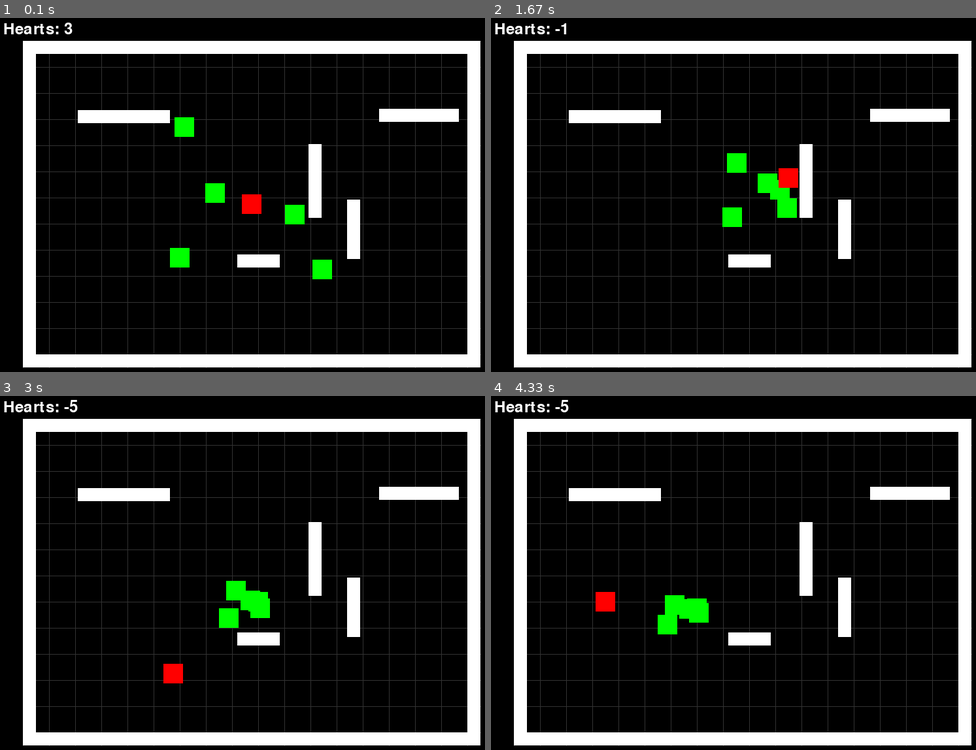
Above: before the commit, frames 1-4 (two rows, left to right).
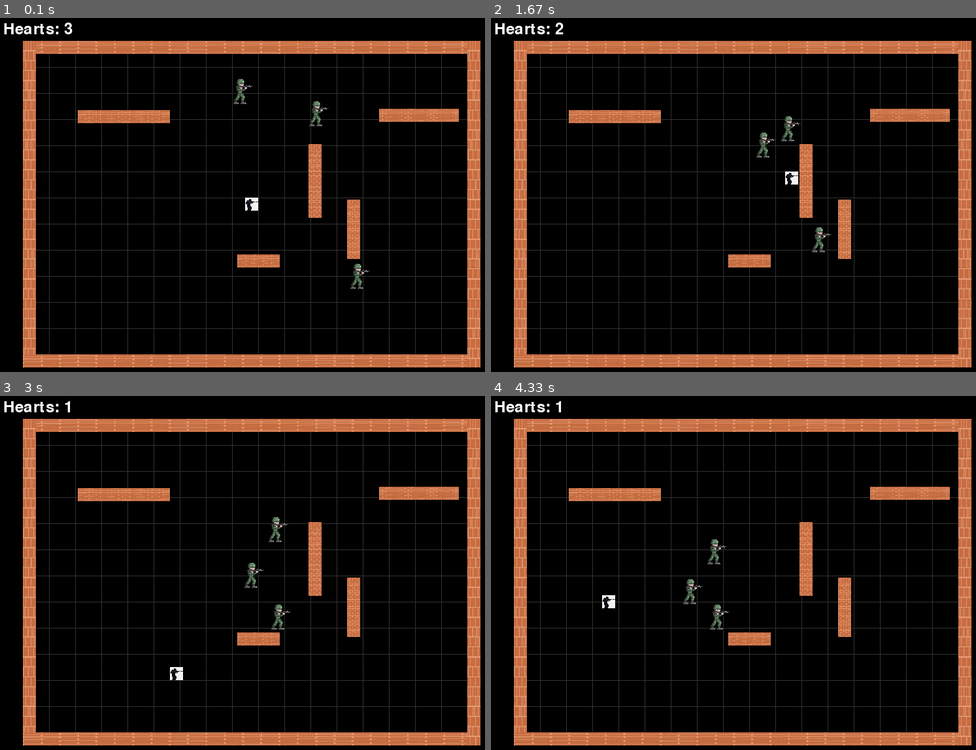
Above: after the commit, the same moments.

Repository: ML642/Pygame-Project
Game: pygame game, started from Maingame.py
Two runs of this game, one before a commit and one after it. Both use one fixed random seed, a clock stepped at 60 frames per second and the inputs below.
Inputs (mouse positions are in pixels of both pictures, inside the frame that each line leads up to):
- Up to frame 1 (0.1 s): no input
- Up to frame 2 (1.67 s): click "Hearts: 3" at 0.38 s; hold Right 0.67-1.13 s; move the mouse to (723, 223) at 0.7 s; hold Up 1.17-1.47 s; hold Down from 1.5 s (still down)
- Up to frame 3 (3 s): release Down at 1.97 s; hold Left 2-2.53 s; hold Down 2.57-2.87 s; hold Left from 2.9 s (still down)
- Up to frame 4 (4.33 s): release Left at 3.3 s; hold Up 3.33-3.7 s

The runs differ from the first frame. In frame 1, 16% of the frame differs, in the area x 4-100%, y 6-99%; in frame 2, 16%; in frame 3, 16%; in frame 4, 16%.

Commit message:
add the sprites

Diff:
--- a/Maingame.py
+++ b/Maingame.py
@@ -1,6 +1,8 @@
 import pygame
 import random
 import math
+from player import Player
+from enemy import Enemy
 
 # Initialize Pygame
 pygame.init()
@@ -15,70 +17,18 @@
 BLUE = (0, 0, 255)
 WHITE = (255, 255, 255)
 
-# Game states
 ROOM_WIDTH, ROOM_HEIGHT = 700, 500
 CELL_SIZE = 40
 
 # Player
-class Player(pygame.sprite.Sprite):
-    def __init__(self):
-        super().__init__()
-        self.image = pygame.Surface((30, 30))
-        self.image.fill(RED)
-        self.rect = self.image.get_rect(center=(400, 300))
-        self.speed = 5
-        self.health = 3
-        self.shot_cooldown = 0
-        self.tears = []  # Projectiles
-
-    def update(self, walls):
-        keys = pygame.key.get_pressed()
-        dx, dy = 0, 0
-
-        if keys[pygame.K_LEFT]: dx -= self.speed
-        if keys[pygame.K_RIGHT]: dx += self.speed
-        if keys[pygame.K_UP]: dy -= self.speed
-        if keys[pygame.K_DOWN]: dy += self.speed
-
-        # Diagonal movement normalization
-        if dx != 0 and dy != 0:
-            dx *= 0.7071  # 1/sqrt(2)
-            dy *= 0.7071
-
-        # Wall collision
-        new_rect = self.rect.copy()
-        new_rect.x += dx
-        for wall in walls:
-            if new_rect.colliderect(wall.rect):
-                dx = 0
-                break
-
-        new_rect = self.rect.copy()
-        new_rect.y += dy
-        for wall in walls:
-            if new_rect.colliderect(wall.rect):
-                dy = 0
-                break
-
-        self.rect.x += dx
-        self.rect.y += dy
-
-        # Shooting cooldown
-        if self.shot_cooldown > 0:
-            self.shot_cooldown -= 1
-
-    def shoot(self, direction):
-        if self.shot_cooldown == 0:
-            tear = Tear(self.rect.centerx, self.rect.centery, direction)
-            self.tears.append(tear)
-            self.shot_cooldown = 15
 
 # Tears (projectiles)
 class Tear(pygame.sprite.Sprite):
     def __init__(self, x, y, direction):
         super().__init__()
-        self.image = pygame.Surface((10, 10))
-        self.image.fill(BLUE)
+        self.orig = pygame.image.load('images/Soldier.png').convert_alpha()
+        self.image = pygame.transform.scale(self.orig , (10,10))
+
         self.rect = self.image.get_rect(center=(x, y))
         self.speed = 7
         self.direction = direction
@@ -91,46 +41,15 @@
         return self.lifetime <= 0
 
 # Enemies
-class Enemy(pygame.sprite.Sprite):
-    def __init__(self, x, y):
-        super().__init__()
-        self.image = pygame.Surface((30, 30))
-        self.image.fill(GREEN)
-        self.rect = self.image.get_rect(center=(x, y))
-        self.speed = 1
-        self.health = 2
-
-    def update(self, player, walls):
-        # Simple AI: move toward player
-        dx = player.rect.centerx - self.rect.centerx
-        dy = player.rect.centery - self.rect.centery
-        dist = max(1, math.sqrt(dx*dx + dy*dy))
-        dx, dy = dx/dist, dy/dist
-
-        # Wall collision
-        new_rect = self.rect.copy()
-        new_rect.x += dx * self.speed
-        for wall in walls:
-            if new_rect.colliderect(wall.rect):
-                dx = 0
-                break
-
-        new_rect = self.rect.copy()
-        new_rect.y += dy * self.speed
-        for wall in walls:
-            if new_rect.colliderect(wall.rect):
-                dy = 0
-                break
-
-        self.rect.x += dx * self.speed
-        self.rect.y += dy * self.speed
 
 # Walls
 class Wall(pygame.sprite.Sprite):
     def __init__(self, x, y, w, h):
         super().__init__()
-        self.image = pygame.Surface((w, h))
-        self.image.fill(WHITE)
+        self.image_orig = pygame.image.load("images/Wall.jpg").convert_alpha()
+        self.image = pygame.transform.scale(self.image_orig,(w,h))
+        # self.image = pygame.Surface((w, h))
+        # self.image.fill(WHITE)
         self.rect = self.image.get_rect(topleft=(x, y))
 
 # Room generation
@@ -158,10 +77,11 @@
 player = Player()
 walls = generate_room()
 enemies = pygame.sprite.Group()
-for _ in range(5):
-    x = random.randint(100, 700)
-    y = random.randint(100, 500)
-    enemies.add(Enemy(x, y))
+enemies_counter = 0
+# for _ in range(5):
+#     x = random.randint(100, 700)
+#     y = random.randint(100, 500)
+#     enemies.add(Enemy(x, y))
 
 # Game loop
 running = True
@@ -173,7 +93,12 @@
         elif event.type == pygame.KEYDOWN:
             if event.key == pygame.K_ESCAPE:
                 running = False
-
+    if enemies_counter <= 0 :
+        enemies_counter = int(random.uniform(0,6))
+        for _ in range(enemies_counter):
+            x = random.randint(100, 700)
+            y = random.randint(100, 500)
+            enemies.add(Enemy(x, y))
     # Shooting (mouse)
     mouse_buttons = pygame.mouse.get_pressed()
     if mouse_buttons[0]:  # Left click
@@ -200,6 +125,7 @@
                         player.tears.remove(tear)
                     if enemy.health <= 0:
                         enemies.remove(enemy)
+                        enemies_counter -=1
                     break
 
     # Player-enemy collision
@@ -226,7 +152,8 @@
     font = pygame.font.SysFont(None, 36)
     health_text = font.render(f"Hearts: {int(player.health)}", True, WHITE)
     screen.blit(health_text, (20, 20))
-
+    if player.health <= 0 :
+        pygame.quit()
     pygame.display.flip()
     clock.tick(60)
 
--- /dev/null
+++ b/enemy.py
@@ -0,0 +1,46 @@
+import pygame
+import random
+import math
+
+BLACK = (0, 0, 0)
+RED = (255, 0, 0)
+GREEN = (0, 255, 0)
+BLUE = (0, 0, 255)
+WHITE = (255, 255, 255)
+
+
+
+
+class Enemy(pygame.sprite.Sprite):
+    def __init__(self, x, y):
+        super().__init__()
+        self.orig = pygame.image.load('images/Soldier.png').convert_alpha()
+        self.image = pygame.transform.scale(self.orig, (50, 50))
+        self.rect = self.image.get_rect(center=(x, y))
+        self.speed = 1
+        self.health = 2
+
+    def update(self, player, walls):
+        # Simple AI: move toward player
+        dx = player.rect.centerx - self.rect.centerx
+        dy = player.rect.centery - self.rect.centery
+        dist = max(1, math.sqrt(dx*dx + dy*dy))
+        dx, dy = dx/dist, dy/dist
+
+        # Wall collision
+        new_rect = self.rect.copy()
+        new_rect.x += dx * self.speed
+        for wall in walls:
+            if new_rect.colliderect(wall.rect):
+                dx = 0
+                break
+
+        new_rect = self.rect.copy()
+        new_rect.y += dy * self.speed
+        for wall in walls:
+            if new_rect.colliderect(wall.rect):
+                dy = 0
+                break
+
+        self.rect.x += dx * self.speed
+        self.rect.y += dy * self.speed
--- /dev/null
+++ b/player.py
@@ -0,0 +1,83 @@
+import pygame
+import random
+import math
+
+class Tear(pygame.sprite.Sprite):
+    def __init__(self, x, y, direction):
+        super().__init__()
+        self.orig = pygame.image.load('images/bullet.png').convert_alpha()
+
+        self.image = pygame.transform.scale(self.orig,(10,10))
+
+
+        self.rect = self.image.get_rect(center=(x, y))
+        self.speed = 7
+        self.direction = direction
+        self.lifetime = 60
+
+    def update(self):
+        self.rect.x += self.direction[0] * self.speed
+        self.rect.y += self.direction[1] * self.speed
+        self.lifetime -= 1
+        return self.lifetime <= 0
+
+
+BLACK = (0, 0, 0)
+RED = (255, 0, 0)
+GREEN = (0, 255, 0)
+BLUE = (0, 0, 255)
+WHITE = (255, 255, 255)
+
+class Player(pygame.sprite.Sprite):
+    def __init__(self):
+        super().__init__()
+        self.orig = pygame.image.load('images/player.png').convert_alpha()
+
+        self.image = pygame.transform.scale(self.orig,(20,20))
+        self.rect = self.image.get_rect(center=(400, 300))
+        self.speed = 5
+        self.health = 3
+        self.shot_cooldown = 0
+        self.tears = []  # Projectiles
+
+    def update(self, walls):
+        keys = pygame.key.get_pressed()
+        dx, dy = 0, 0
+
+        if keys[pygame.K_LEFT]: dx -= self.speed
+        if keys[pygame.K_RIGHT]: dx += self.speed
+        if keys[pygame.K_UP]: dy -= self.speed
+        if keys[pygame.K_DOWN]: dy += self.speed
+
+        # Diagonal movement normalization
+        if dx != 0 and dy != 0:
+            dx *= 0.7071  # 1/sqrt(2)
+            dy *= 0.7071
+
+        # Wall collision
+        new_rect = self.rect.copy()
+        new_rect.x += dx
+        for wall in walls:
+            if new_rect.colliderect(wall.rect):
+                dx = 0
+                break
+
+        new_rect = self.rect.copy()
+        new_rect.y += dy
+        for wall in walls:
+            if new_rect.colliderect(wall.rect):
+                dy = 0
+                break
+
+        self.rect.x += dx
+        self.rect.y += dy
+
+        # Shooting cooldown
+        if self.shot_cooldown > 0:
+            self.shot_cooldown -= 1
+
+    def shoot(self, direction):
+        if self.shot_cooldown == 0:
+            tear = Tear(self.rect.centerx, self.rect.centery, direction)
+            self.tears.append(tear)
+            self.shot_cooldown = 15
Empty file removed: Game/Player.py
Binary file added: images/Soldier.png
Binary file added: images/Wall.jpg
Binary file added: images/bullet.png
Binary file added: images/player.png
